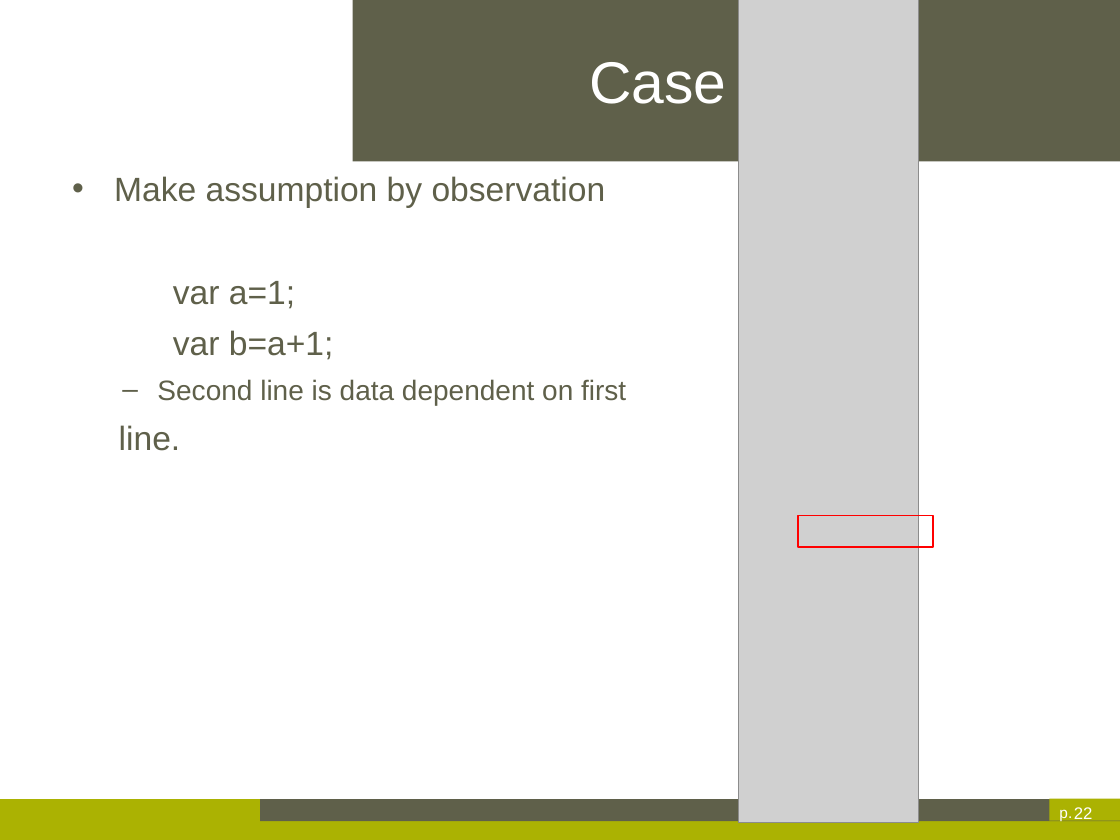
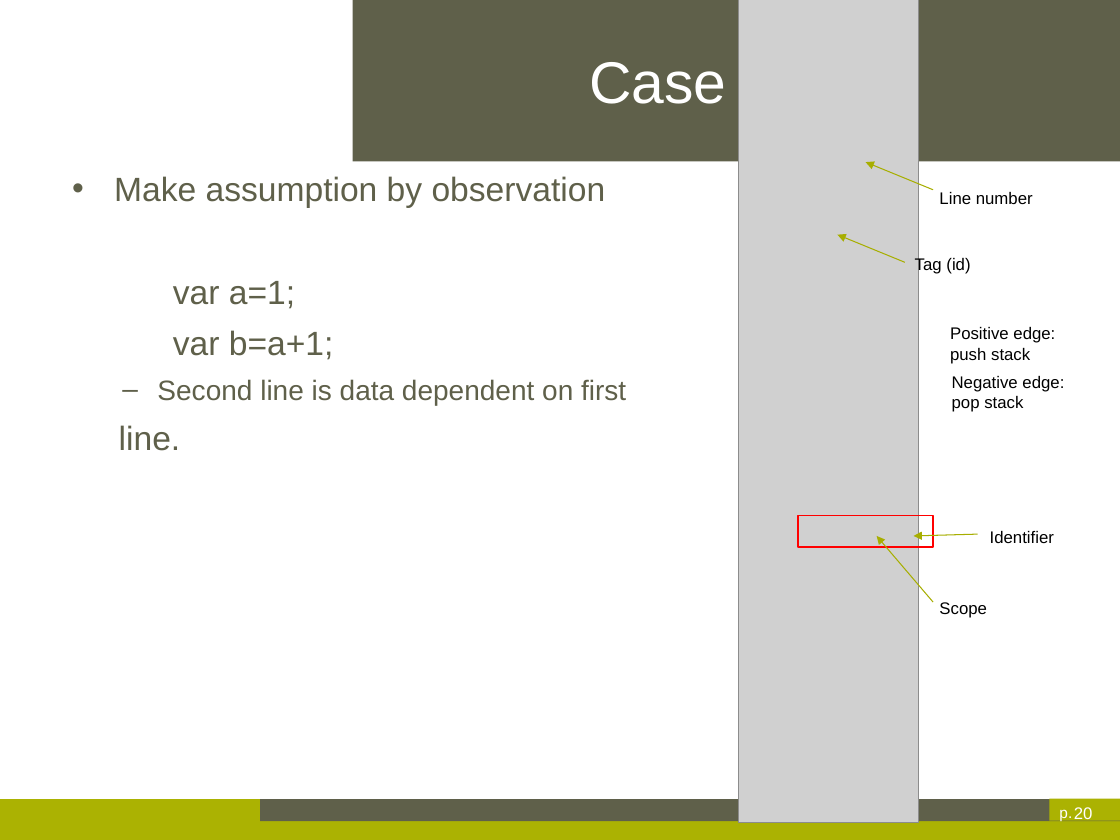
Before and after one commit to axrbao/Thesis-dessertation, a slide deck: slide 20 of Xinran AI-Thesis Presentation.pptx (slide 22 before the commit). Drawn at 1120x840 pixels with LibreOffice and Linux fonts; fonts in the diff are those of the drawing; grey boxes stand for pictures; background and template pictures are left out. Boxes give left, top, right and bottom in pixels: in the first picture for what was removed or moved away, otherwise in the second. Text is boxed around its words. In the diff, an @@ line names an element or a change of style, - is before the commit and + after.

```diff
--- a/Xinran AI-Thesis Presentation.pptx
+++ b/Xinran AI-Thesis Presentation.pptx
@@ arrow added from (934, 190) to (866, 162), #A9B000 0.75 pt @@
@@ text added at (939,192,1033,204), 12 pt, text #000000 @@
+Line number
@@ arrow added from (905, 262) to (838, 235), #A9B000 0.75 pt @@
@@ text added at (915,256,970,274), 12 pt, text #000000 @@
+Tag (id)
@@ text added at (950,327,1055,364), 12 pt, text #000000 @@
+Positive edge: push stack
@@ text added at (952,376,1064,412), 12 pt, text #000000 @@
+Negative edge: pop stack
@@ arrow added from (934, 602) to (877, 536), #A9B000 0.75 pt @@
@@ arrow added from (978, 534) to (913, 536), #A9B000 0.75 pt @@
@@ text added at (990,531,1054,543), 12 pt, text #000000 @@
+Identifier
@@ text added at (939,602,987,618), 12 pt, text #000000 @@
+Scope
@@ page number at (1074,807,1093,819): text changed @@
-22
+20
```
Also in this commit, not shown: 16 other slides changed, 5 slides removed.
